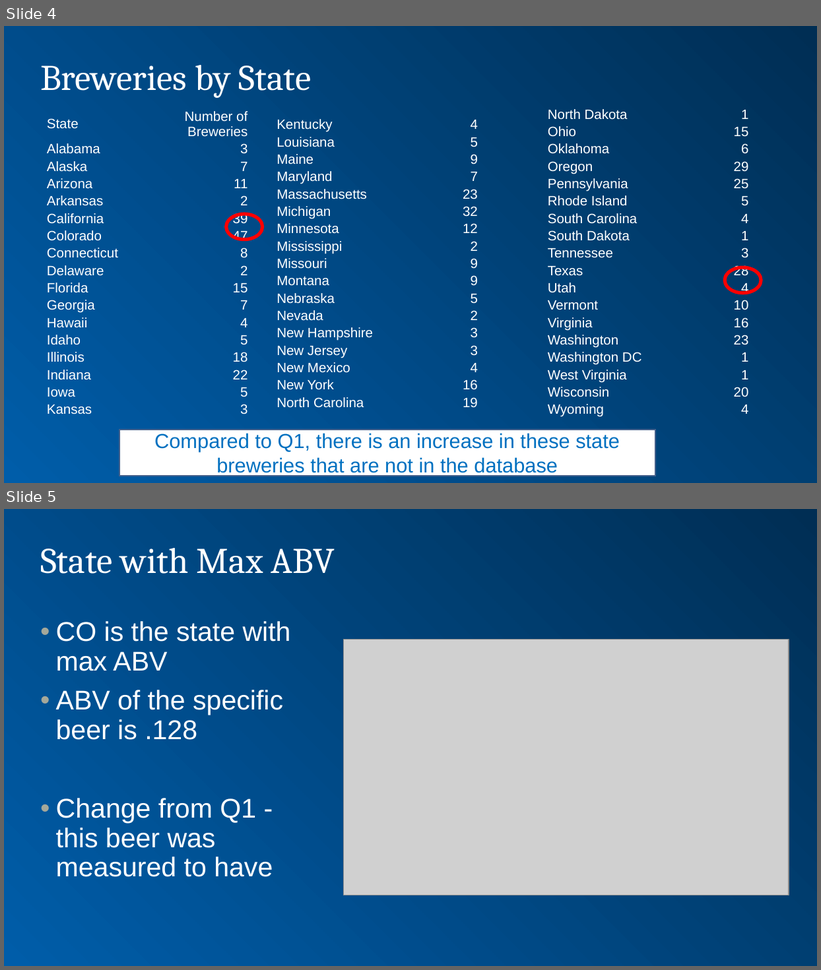
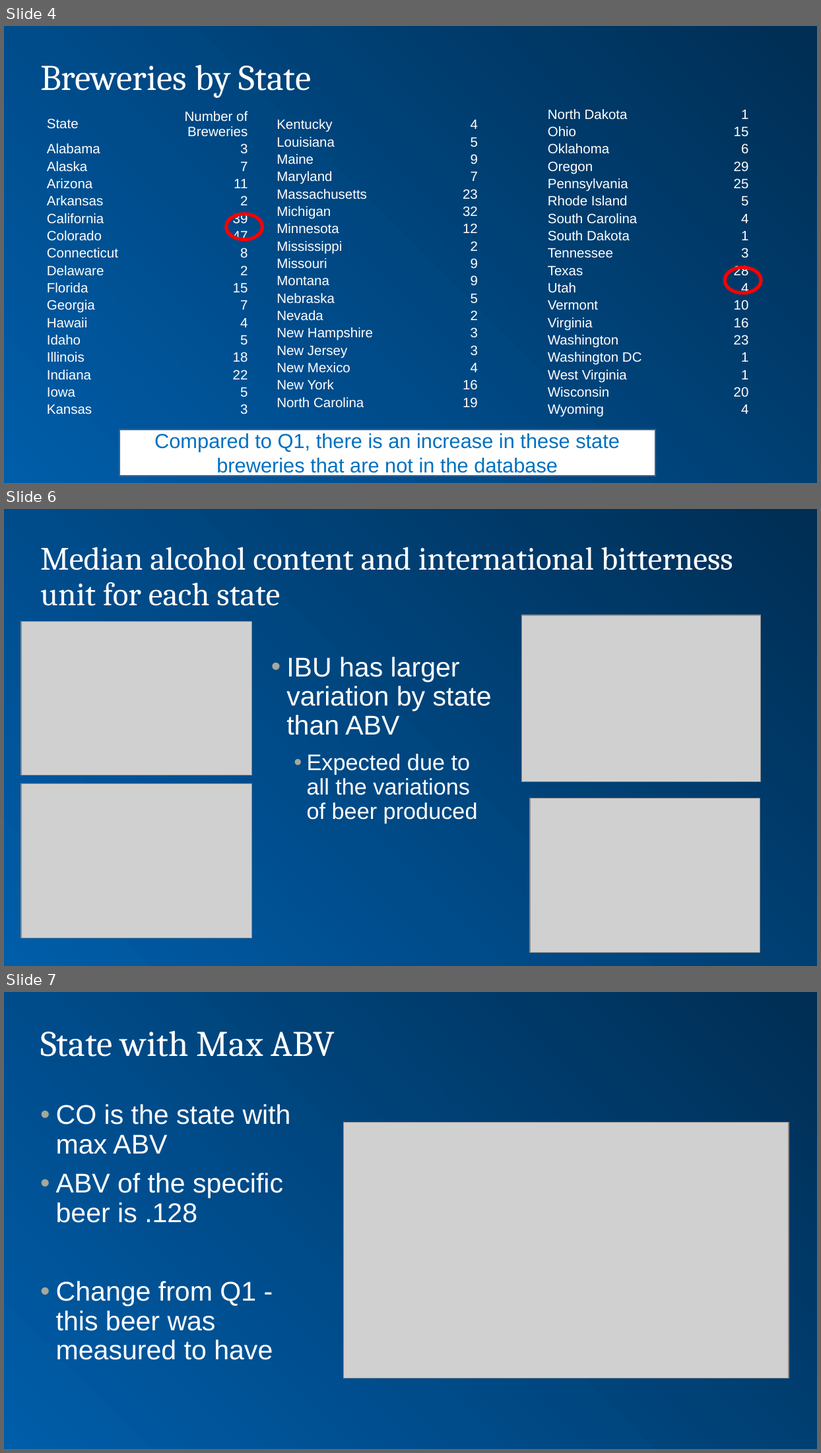
Before and after one commit to selwyn-samuel-smu/CaseStudy01, a slide deck: CaseStudy1Presentation.pptx. Shown one above the other, each under a label of ours: slides 4 and 5 before the commit, slides 4, 6 and 7 after it; the slides between them are not shown. The pictures are 821x970 and 821x1453 pixels, drawn with LibreOffice and Linux fonts; fonts in the diff are those of the drawing; grey boxes stand for pictures; background and template pictures are left out. Boxes give left, top, right and bottom in pixels: in the first picture for what was removed or moved away, otherwise in the second. Text is boxed around its words. In the diff, an @@ line names an element or a change of style, - is before the commit and + after.

```diff
--- a/CaseStudy1Presentation.pptx
+++ b/CaseStudy1Presentation.pptx
@@ slide 6 added at bbox=[4, 509, 817, 966], background gradient #002F54 to #005DA9 @@
@@ title added at bbox=[40, 547, 733, 606], 28.8 pt, text #FFFFFF @@
+Median alcohol content and international bitterness unit for each state
@@ picture added at bbox=[21, 621, 252, 775] @@
@@ picture added at bbox=[522, 615, 761, 782] @@
@@ text added at bbox=[286, 657, 492, 824], 20 pt, text #FFFFFF @@
+• IBU has larger variation by state than ABV
+  • Expected due to all the variations of beer produced
@@ picture added at bbox=[21, 784, 252, 938] @@
@@ picture added at bbox=[530, 799, 760, 953] @@
@@ what was slide 5 is now slide 7 @@
```
Also in this commit, not shown: 2 slides changed, 5 other slides added.
